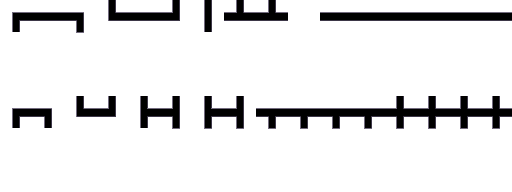
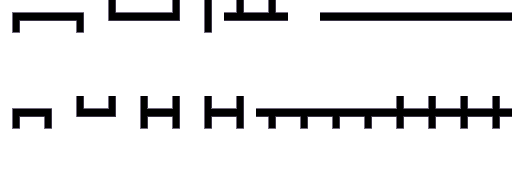
Revision of a layered 512×192 image; what changed, layer by layer:
painted on "Pasted Layer" over [12, 32, 212, 129]
